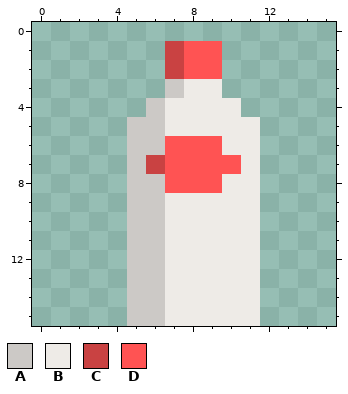
Pixel-art file -- aseprite/spa rood.ase. The first picture shows the starting point.
16x16 pixels, 1 frame.
Palette (. is transparent): A #ccc9c6  B #eeebe7  C #c94242  D #ff5353
Pixels before, first column x 5:
 1 ..CDD..
 2 ..CDD..
 3 ..ABB..
 4 .ABBBB.
 5 AABBBBB
 6 AADDDBB
 7 ACDDDDB
 8 AADDDBB
 9 AABBBBB
10 AABBBBB
11 AABBBBB
12 AABBBBB
13 AABBBBB
14 AABBBBB
15 AABBBBB
After the commit:
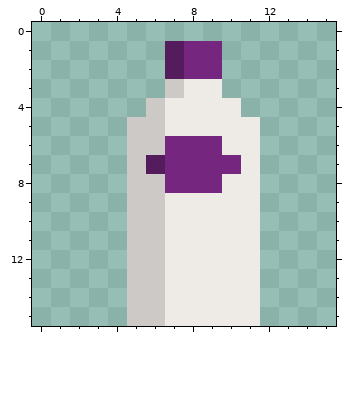
The edit:
Colour C changes from #c94242 to #541c5c.
Colour D changes from #ff5353 to #75267f.
Changed places in both pictures, as pixel boxes (x1, y1, x2, y2):
changed: (165, 41, 222, 79)
changed: (146, 136, 241, 193)
